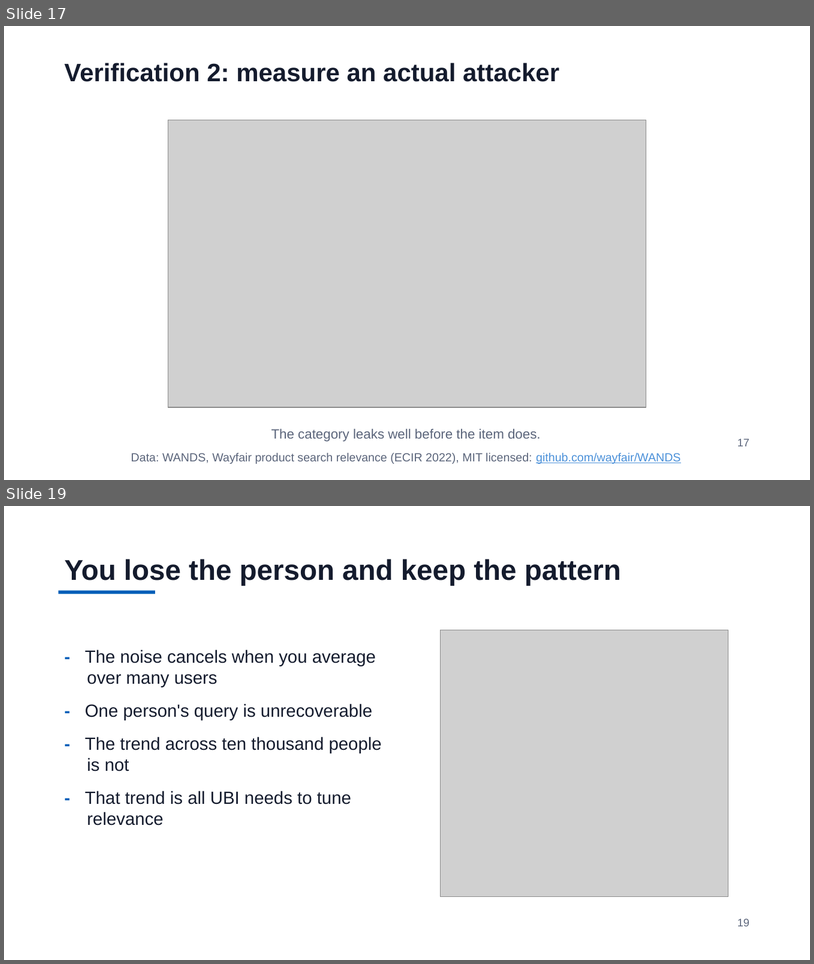
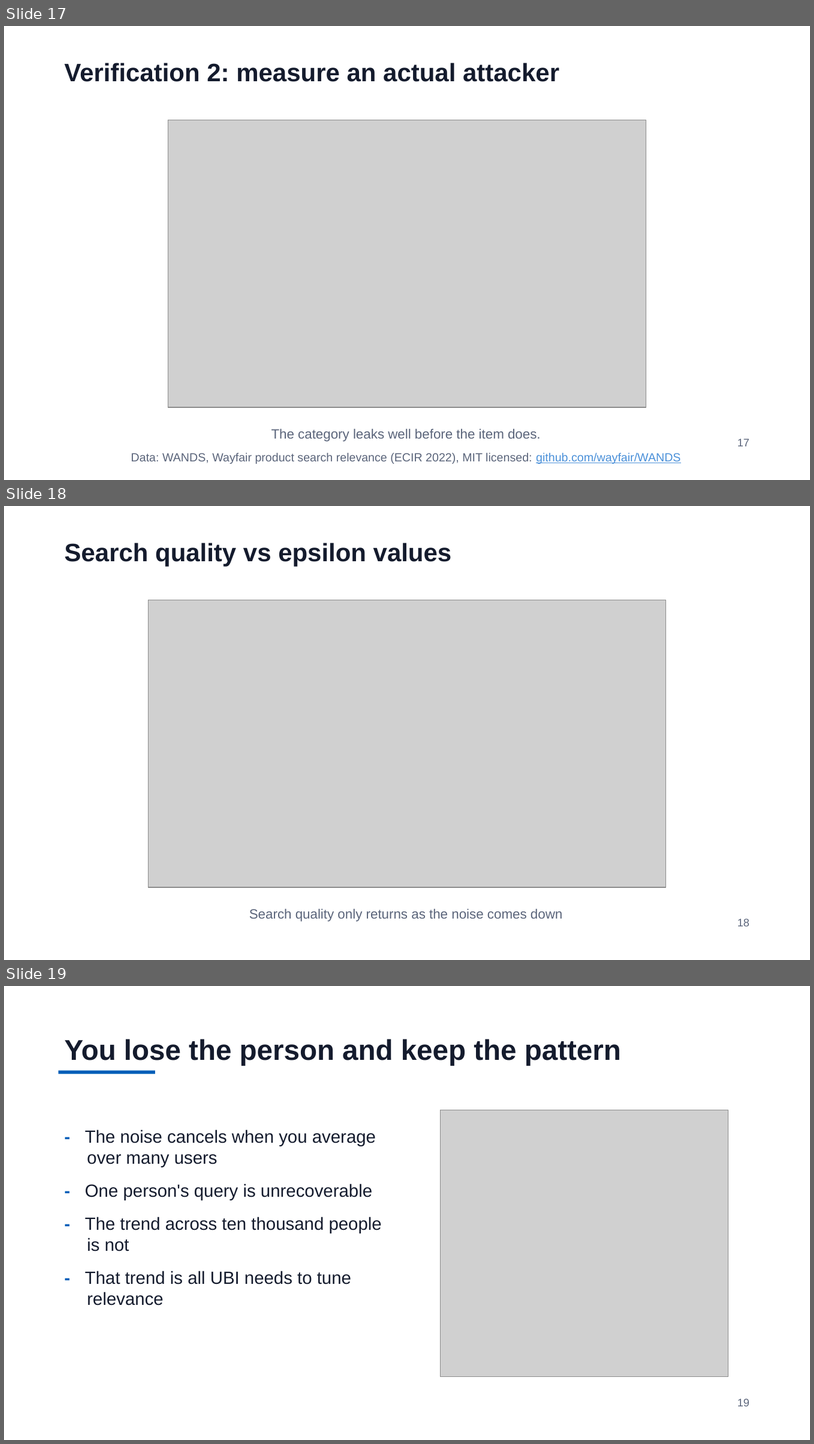
Before and after one commit to jzonthemtn/ldp-for-search, a slide deck: ldp_for_search_slides.pptx. Shown one above the other, each under a label of ours: slides 17 and 19 before the commit, slides 17, 18 and 19 after it; the slides between them are not shown. The pictures are 814x964 and 814x1444 pixels, drawn with LibreOffice and Linux fonts; fonts in the diff are those of the drawing; grey boxes stand for pictures. Boxes give left, top, right and bottom in pixels: in the first picture for what was removed or moved away, otherwise in the second. Text is boxed around its words. In the diff, an @@ line names an element or a change of style, - is before the commit and + after.

```diff
--- a/ldp_for_search_slides.pptx
+++ b/ldp_for_search_slides.pptx
@@ slide 18 added at box(4, 506, 810, 960), background #FFFFFF @@
@@ text added at box(65, 543, 452, 566), 30 pt, text #141B2D, bold @@
+Search quality vs epsilon values
@@ picture added at box(149, 600, 666, 887) @@
@@ text added at box(249, 909, 563, 921), 16 pt, text #5A647A @@
+Search quality only returns as the noise comes down
@@ text added at box(738, 918, 750, 926), 13 pt, text #5A647A @@
+18
```
Also in this commit, not shown: 11 slides changed, 3 slides removed, 5 other files.
